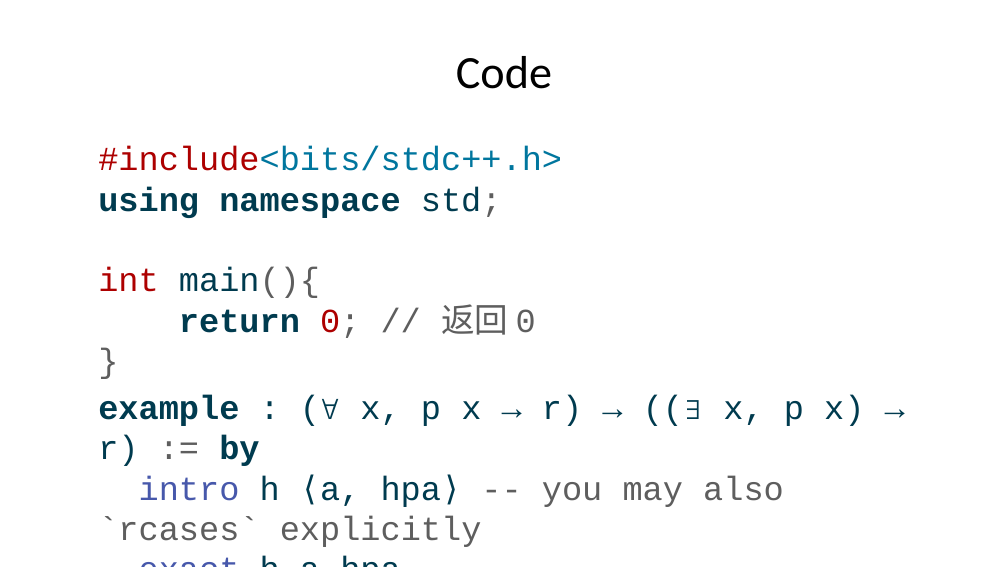
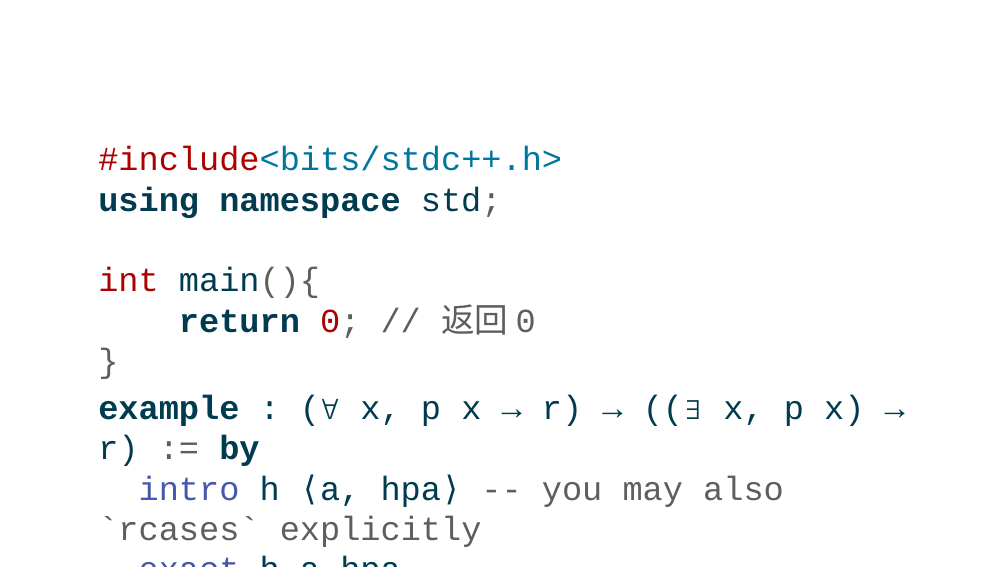
Before and after one commit to sun123zxy/sunquartex, a slide deck: slide 13 of examples/enpre.pptx (slide 9 before the commit). Drawn at 1008x567 pixels with LibreOffice and Linux fonts; fonts in the diff are those of the drawing. Boxes give left, top, right and bottom in pixels: in the first picture for what was removed or moved away, otherwise in the second. Text is boxed around its words. In the diff, an @@ line names an element or a change of style, - is before the commit and + after.

```diff
--- a/examples/enpre.pptx
+++ b/examples/enpre.pptx
@@ title removed at <box>456,56,552,89</box> @@
-Code
```
Also in this commit, not shown: 7 other slides changed, 8 slides added, 39 other files.
